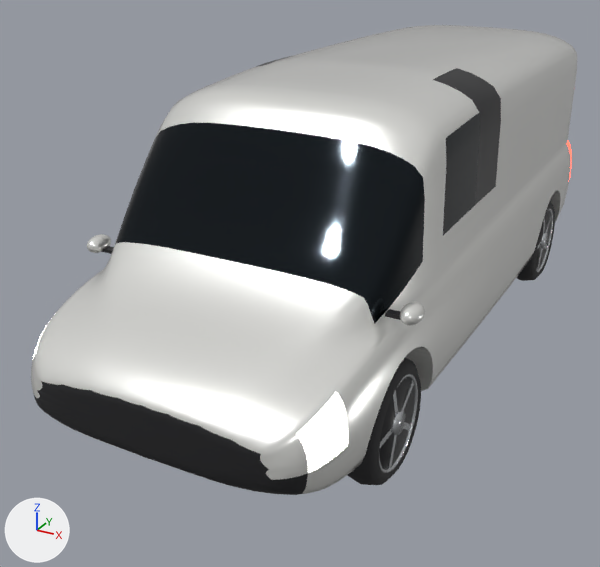
Two versions of the glTF model public/models/blender/traffic_van.glb, one commit apart.
Rendered twice from a camera (50 mm lens) standing at (2.25, -5.06, 2.79) and looking at (-0.3, -0.42, 0.47). The axes (+X, +Y, +Z) are drawn at lower left. The lights are the same throughout. The first picture is the older version. Where no turn or scale is listed for an object, it has been applied to the vertices. Vertices at exactly the same position are counted once.

The first picture shows 'Body', 'WheelMesh_Wheel_Front_L', 'WheelMesh_Wheel_Rear_L'.
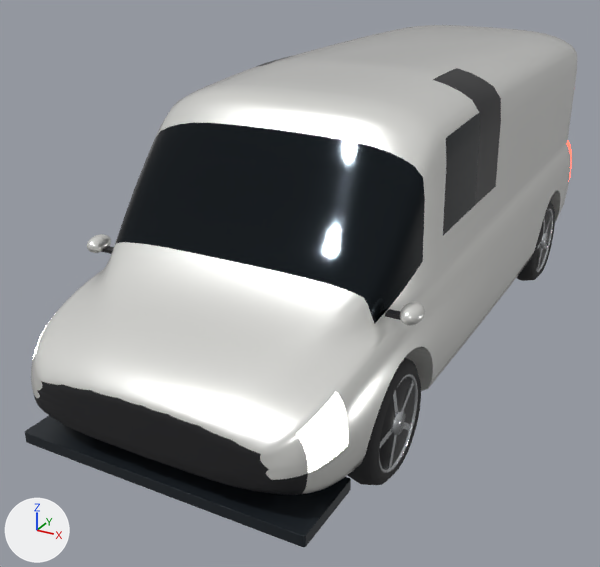
Changed parts and their boxes (x1, y1, x2, y2) in the pictures (600 x 567 px):
```json
{"object": "Body", "change": "reshaped", "before": [31, 25, 577, 495], "after": [25, 25, 577, 547], "on screen": "11% taller"}
{"part": 1, "of": "me_body", "change": "added", "after": [25, 416, 351, 547]}
```

Scene script edits in JSON lines:
```json
{"op": "add", "block": "mat_aero_carbon", "code": ["mat_aero_carbon = principled_material('Aero_Carbon')", "mat_aero_carbon.base_color = (0.018, 0.024, 0.031)  # dark grey #242b31", "mat_aero_carbon.metallic = 0.32", "mat_aero_carbon.roughness = 0.34"]}
{"block": "me_body", "where": "# used by ob_body; location = (0.0, 0.0, 0.0)"}
{"op": "remove", "block": "me_body", "code": "me_body.from_pydata(...)  # 3901 vertices, 7766 faces; spans x -1.04..1.03, y -2.5..2.5, z 0.26..1.97"}
{"op": "add", "block": "me_body", "code": "me_body.from_pydata(...)  # 4861 vertices, 9646 faces; spans x -1.04..1.03, y -2.5..2.5, z 0.22..1.97"}
{"block": "me_body", "change": "me_body part 1: the loose piece of 96 vertices spanning x -0.97..-0.85, y -1.65..-1.61, z 1.01..1.03 is copied, and the copy is scaled about its middle by (14.1, 9.54, 3.23), then moved by (0.91, -0.61, -0.77), in mat_aero_carbon (dark grey #242b31); it spans x -0.85..0.85, y -2.48..-2.0, z 0.22..0.28"}
{"block": "me_body", "change": "other edits to the shape of me_body do not show in these pictures"}
{"op": "add", "block": "me_body", "code": "me_body.materials.append(mat_aero_carbon)  # dark grey #242b31"}
```
